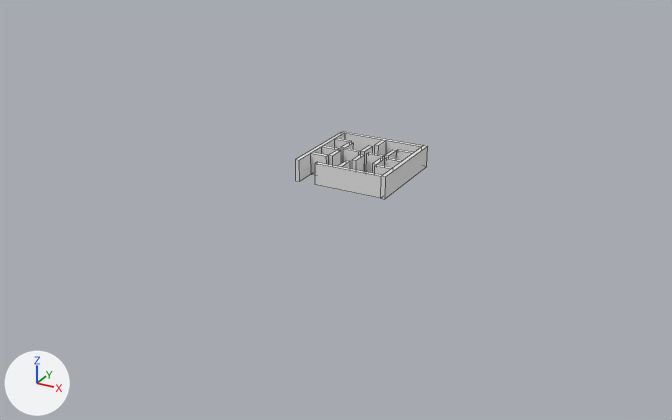
The FBX model bachelor/Assets/Prefabs/Models/Scene_Maze_moving.fbx: old version first, new version second.
Both versions are drawn from a 50 mm lens placed at (89.7, -175.7, 77.3), pointed at (-3.2, -6.6, -7.2). Lighting does not change. The marker at lower left points along +X, +Y and +Z. Mesh edges are drawn as thin lines. Vertices at the same position are counted once.

Names of what the first picture shows: 'Inner_Wall'.
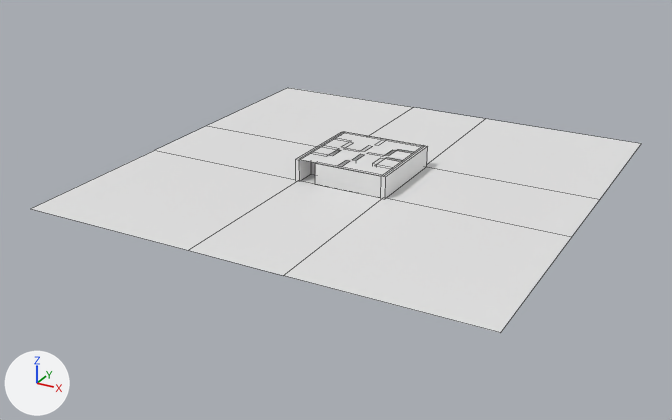
What differs and where, as boxes [x1, y1, x2, y2] in the pictures (672 x 420 px):
'Floor', shown: after [31, 88, 641, 333]
'Mid_Floor', added: after [300, 132, 422, 184]

Edits to the bpy script that builds the scene:
```text
Change me_plane:
    where me_plane.from_pydata(...)  # 4 vertices, 1 face; spans x -51.0..51.0, y -51.0..51.0, z 0.0
    used by ob_floor; location = (0.0, 0.0, 0.0)
    verts and faces of me_plane; kept vertices keep their numbers, new ones are numbered from 4
    before: 0 (-51.0, -51.0, 0.0), 1 (51.0, -51.0, 0.0), 2 (-51.0, 51.0, 0.0), 3 (51.0, 51.0, 0.0)
    me_plane part 1
    add delete_faces([(0, 1, 3, 2)])
    add verts[4] = (-51.0, 10.6, 0.0)  # pixel (206, 125)
    add verts[5] = (-51.0, -10.6, 0.0)  # pixel (154, 150)
    add verts[6] = (10.5, -10.6, 0.0)
    add verts[7] = (10.5, 10.6, 0.0)
    add for new, old in zip([*range(8, 14)], [0, 2, *range(4, 8)]): verts[new] = verts[old] + (40.5, 0.0, 0.0)
    add verts[14] = (10.5, -51.0, 0.0)  # pixel (283, 275)
    add verts[15] = (10.5, 51.0, 0.0)  # pixel (485, 118)
    add faces += [(3, 15, 7, 13), (2, 4, 10, 9), (7, 15, 9, 10), (6, 11, 8, 14), (0, 8, 11, 5), (4, 5, 11, 10)]
    add faces += [(1, 12, 6, 14), (6, 12, 13, 7)]
Add me_plane_001:
    me_plane_001.from_pydata([(-10.5, -10.6, 0.0), (-10.5, 10.6, 0.0), (10.5, -10.6, 0.0), (10.5, 10.6, 0.0), (-10.5, 10.6, 5.0), (-10.5, -10.6, 5.0), (10.5, 10.6, 5.0), (10.5, -10.6, 5.0)], [], [(0, 2, 3, 1), (4, 6, 7, 5)])
Change ob_floor:
    remove ob_floor.hide_viewport = True
Add ob_mid_floor:
    ob_mid_floor = bpy.data.objects.new('Mid_Floor', me_plane_001)
    ob_mid_floor.location = (0.0, 0.0, 0.0)
```
